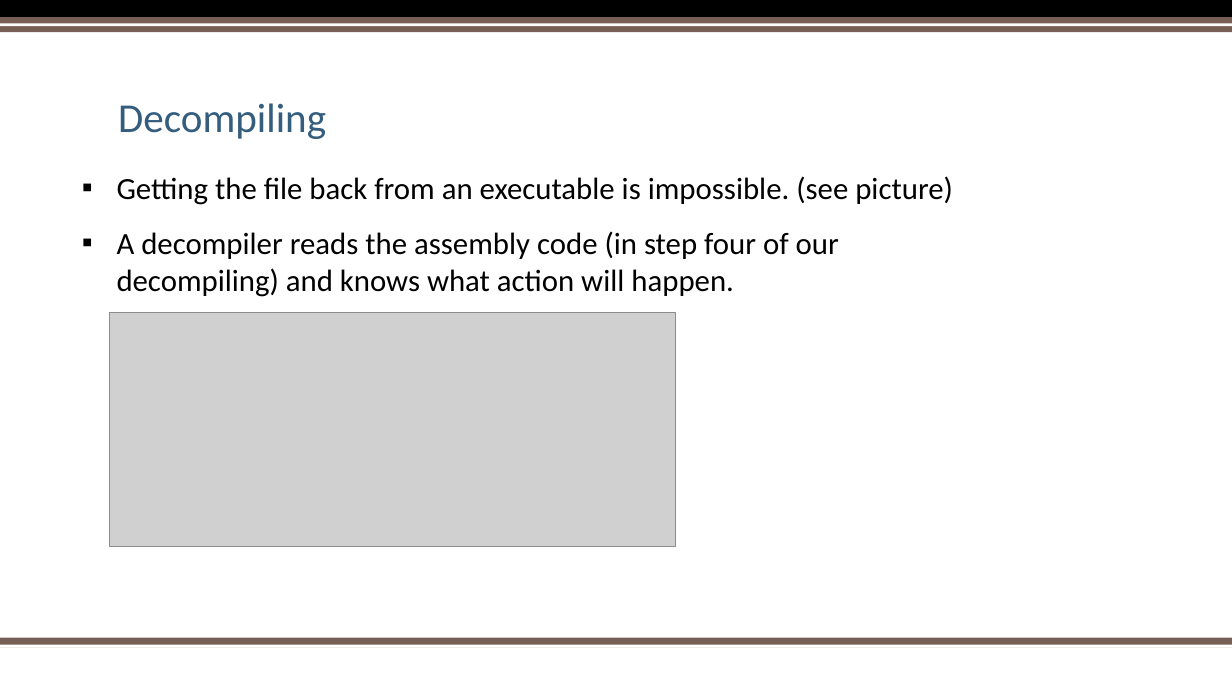
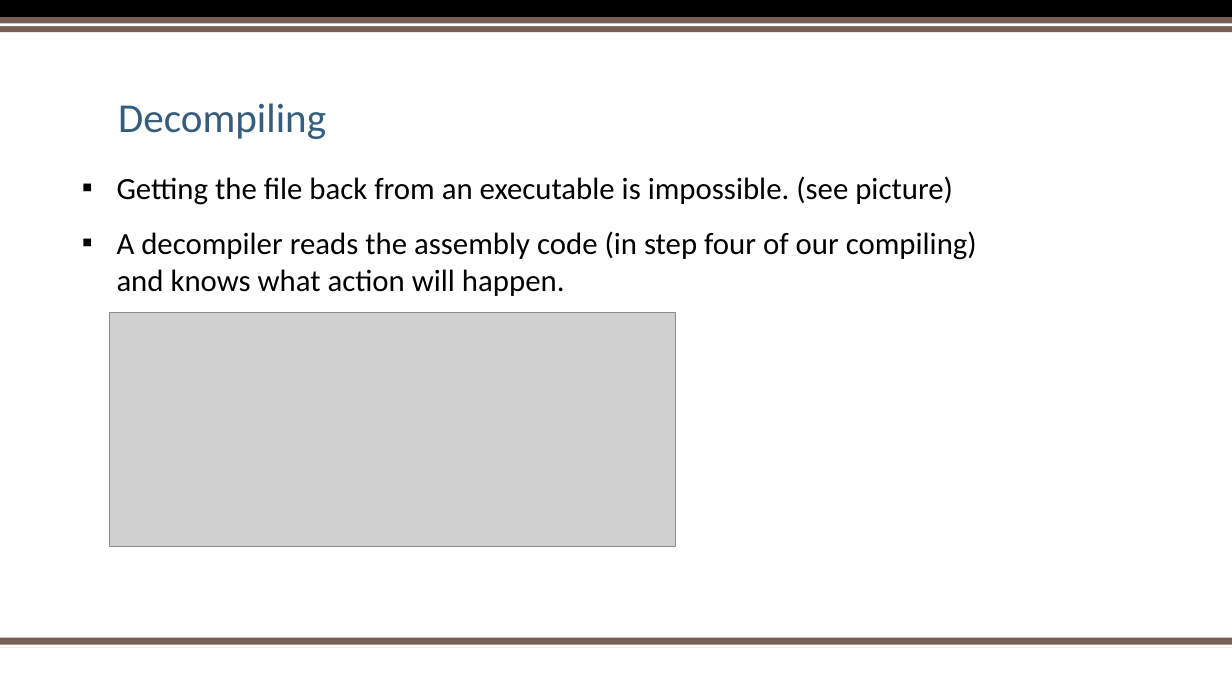
Before and after one commit to sebivenlo/ESDE_2021_Ghidra, a slide deck: slide 6 of Reverse Engineering.pptx. Drawn at 1232x693 pixels with LibreOffice and Linux fonts; fonts in the diff are those of the drawing; grey boxes stand for pictures; background and template pictures are left out. Boxes give left, top, right and bottom in pixels: in the first picture for what was removed or moved away, otherwise in the second. Text is boxed around its words. In the diff, an @@ line names an element or a change of style, - is before the commit and + after.

```diff
--- a/Reverse Engineering.pptx
+++ b/Reverse Engineering.pptx
@@ text at [117,231,977,296]: text changed @@
-▪ A decompiler reads the assembly code (in step four of our decompiling) and knows what action will happen.
+▪ A decompiler reads the assembly code (in step four of our compiling) and knows what action will happen.
```
Also in this commit, not shown: 3 other slides changed.
